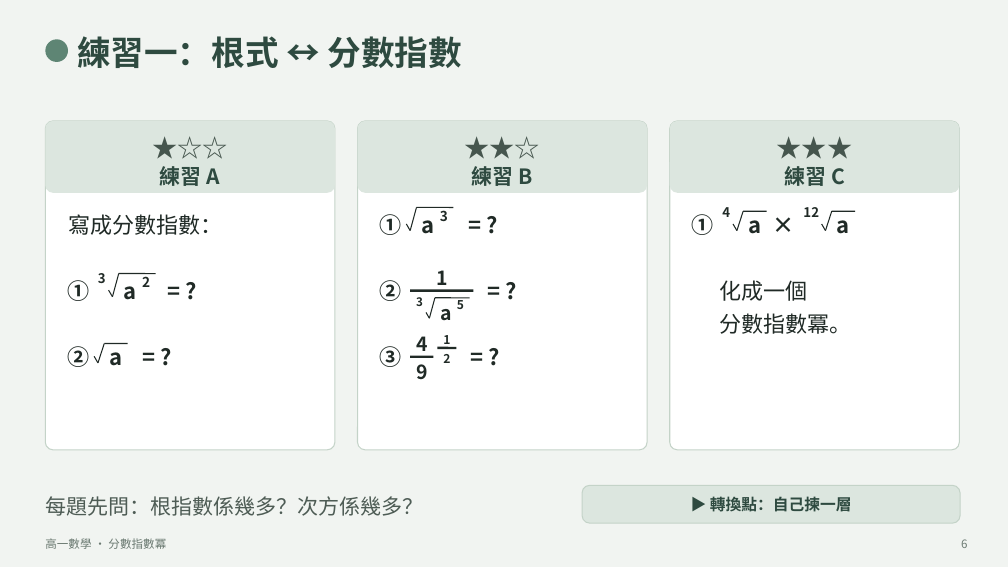
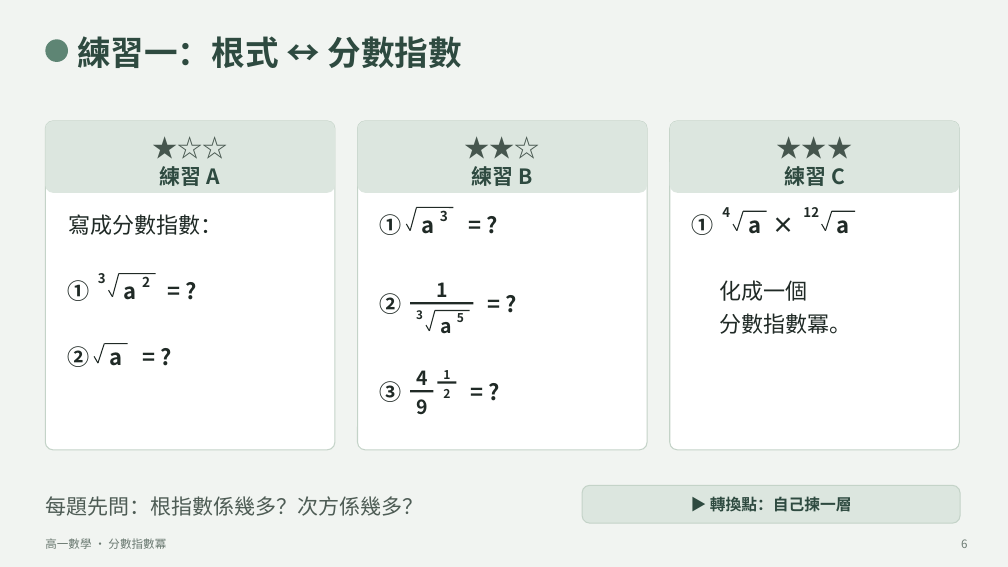
Before and after one commit to kongchilok/math-materials, a slide deck: slide 6 of 抽離教學_數學/高一數學/融合班教學資源/第一學段/03_指數與對數/教學簡報/簡報_L2_分數指數冪.pptx. Drawn at 1008x567 pixels with LibreOffice and Linux fonts; fonts in the diff are those of the drawing. Boxes give left, top, right and bottom in pixels: in the first picture for what was removed or moved away, otherwise in the second. Text is boxed around its words. In the diff, an @@ line names an element or a change of style, - is before the commit and + after.

```diff
--- a/抽離教學_數學/高一數學/融合班教學資源/第一學段/03_指數與對數/教學簡報/簡報_L2_分數指數冪.pptx
+++ b/抽離教學_數學/高一數學/融合班教學資源/第一學段/03_指數與對數/教學簡報/簡報_L2_分數指數冪.pptx
@@ text "1": place and size @@
-text "1" at box(436, 270, 447, 291)
+text "1" at box(436, 282, 447, 303)
@@ 4 texts, 4 lines: place and size @@
-4 texts, 4 lines at box(380, 274, 522, 318)
+4 texts, 4 lines at box(380, 287, 522, 331)
@@ text "a": place and size @@
-text "a" at box(440, 309, 451, 321)
+text "a" at box(440, 322, 451, 334)
@@ 6 texts, 2 lines: place and size @@
-6 texts, 2 lines at box(380, 335, 505, 379)
+6 texts, 2 lines at box(380, 370, 505, 414)
```
Also in this commit, not shown: 2 other slides changed, 2 other files.
